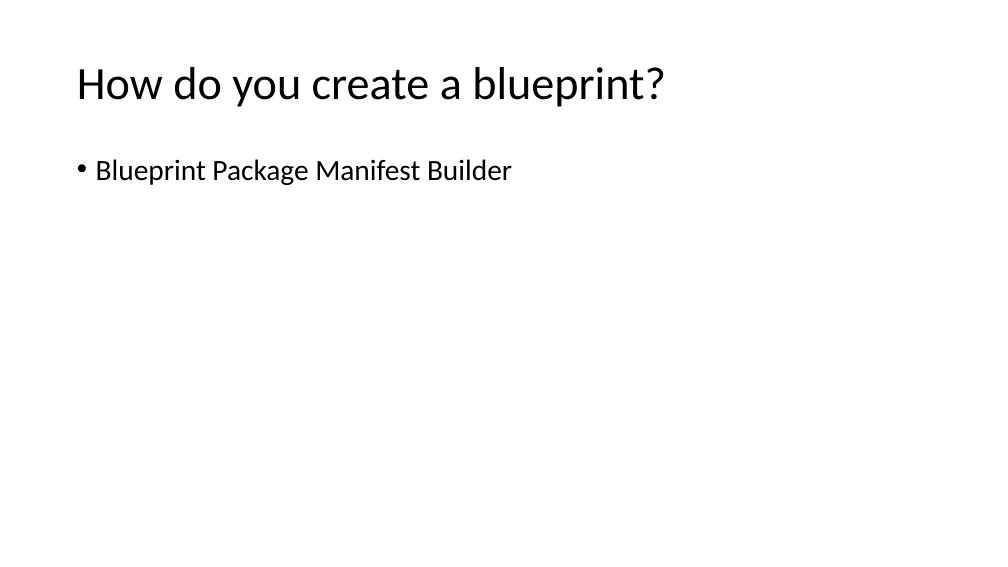
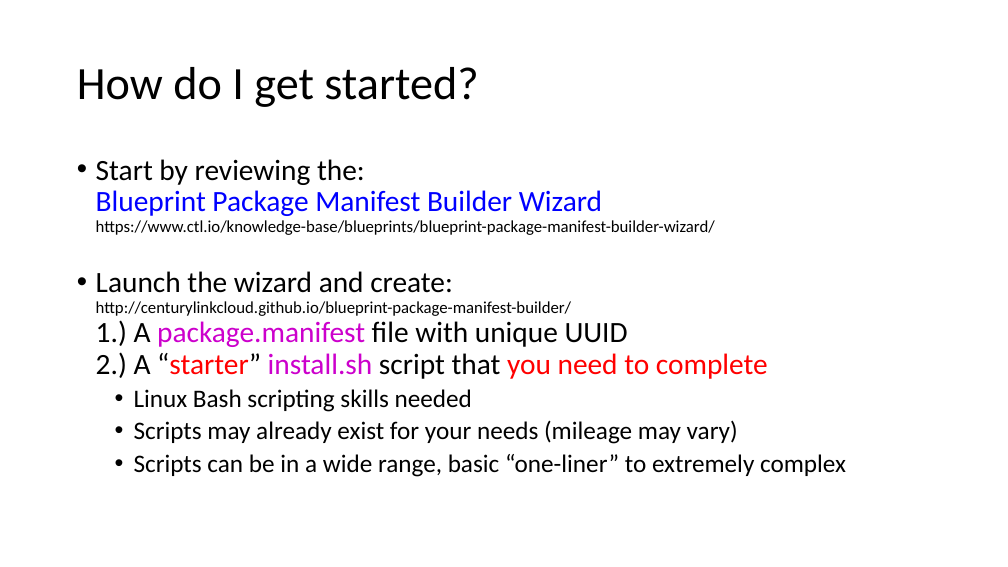
Before and after one commit to ernestgwilsonii/CLC_Blueprint_Linux_Training, a slide deck: slide 5 of Overview_of_Blueprint_Packages_on_Linux.pptx (slide 4 before the commit). Drawn at 1008x567 pixels with LibreOffice and Linux fonts; fonts in the diff are those of the drawing. Boxes give left, top, right and bottom in pixels: in the first picture for what was removed or moved away, otherwise in the second. Text is boxed around its words. In the diff, an @@ line names an element or a change of style, - is before the commit and + after.

```diff
--- a/Overview_of_Blueprint_Packages_on_Linux.pptx
+++ b/Overview_of_Blueprint_Packages_on_Linux.pptx
@@ title at [77, 67, 478, 107]: text changed @@
-How do you create a blueprint?
+How do I get started?
@@ text at [96, 159, 846, 477]: text changed @@
-• Blueprint Package Manifest Builder
+• Start by reviewing the:
+  Blueprint Package Manifest Builder Wizard
+  https://www.ctl.io/knowledge-base/blueprints/blueprint-package-manifest-builder-wizard/
+• Launch the wizard and create:
+  http://centurylinkcloud.github.io/blueprint-package-manifest-builder/
+  1.) A package.manifest file with unique UUID
+  2.) A “starter” install.sh script that you need to complete
+  • Linux Bash scripting skills needed
+  • Scripts may already exist for your needs (mileage may vary)
+  • Scripts can be in a wide range, basic “one-liner” to extremely complex
```
Also in this commit, not shown: 2 other slides changed, 4 slides added, 2 slides removed.
